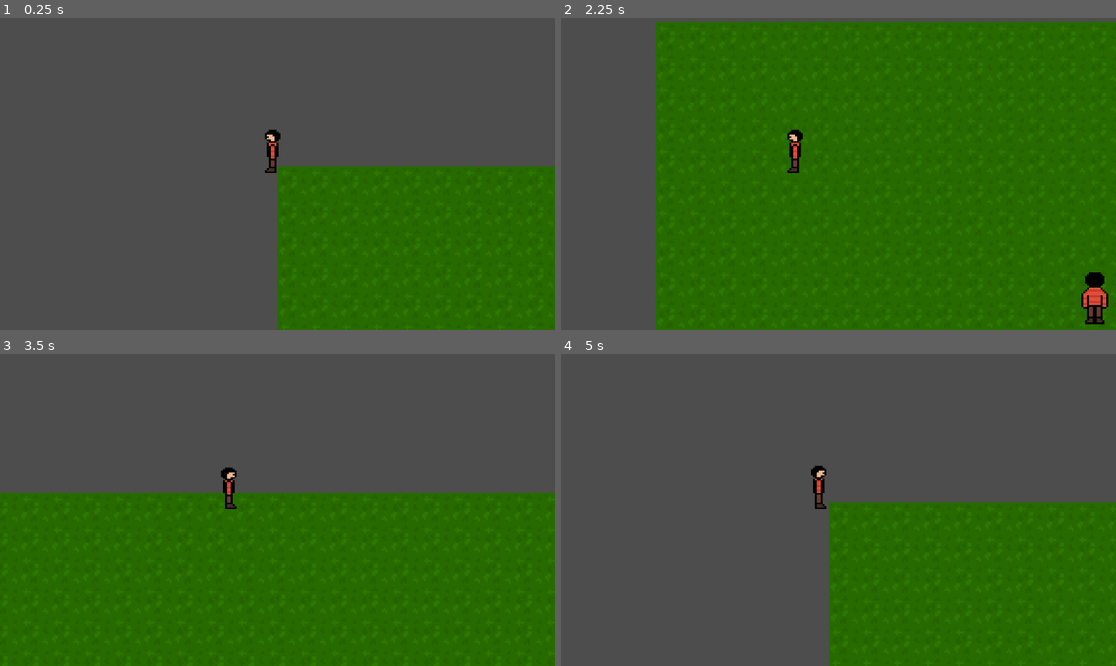
Above: before the commit, frames 1-4 (two rows, left to right).
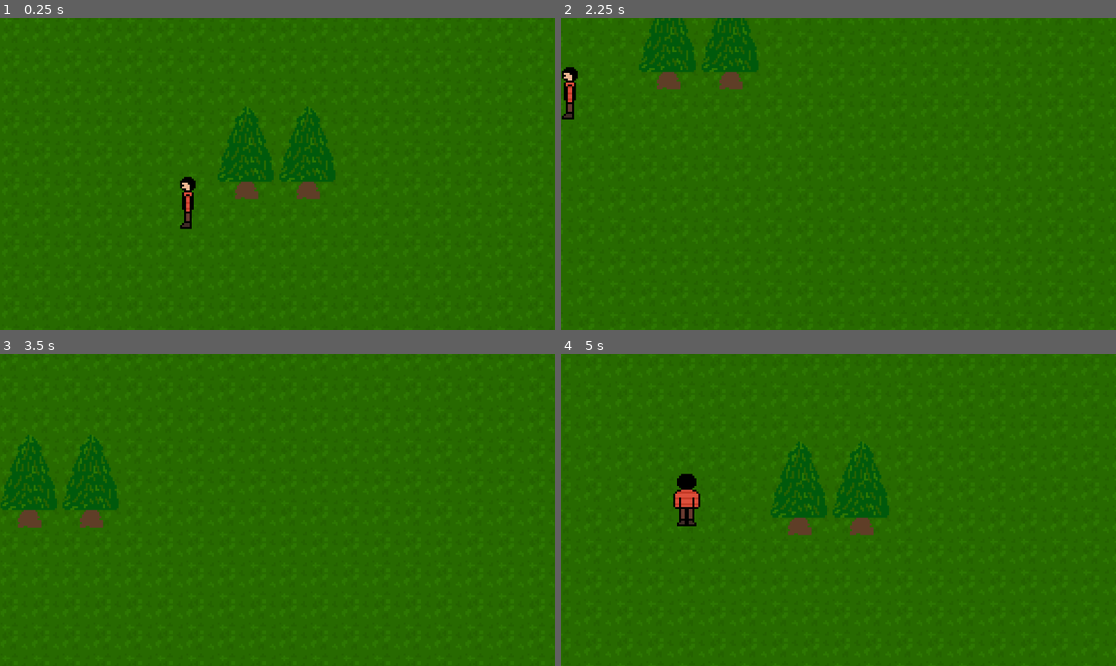
Above: after the commit, the same moments.

Repository: Gran134/Godot-sandbox-topdown
Game: Godot game, scene res://scenes/background.tscn
Same seed, same stepped clock (60 frames per second), same inputs: the game is played once before the commit and once after it.
Inputs (mouse positions are in pixels of both pictures, inside the frame that each line leads up to):
- Up to frame 1 (0.25 s): no input
- Up to frame 2 (2.25 s): move the mouse to (960, 158) at 0.52 s; hold D (move_right) 0.53-1.28 s; tap Mouse wheel up (scroll_inn, bound only after the commit) at 0.6, 1.55, 2.1 s; tap Mouse wheel down (scroll_out, bound only after the commit) at 0.8, 1.35 s; move the mouse to (727, 189) at 1.27 s; hold S (move_down) 1.28-2.03 s; move the mouse to (894, 105) at 2.02 s; hold D (move_right) from 2.03 s (still down)
- Up to frame 3 (3.5 s): tap Mouse wheel down (scroll_out, bound only after the commit) at 2.3, 2.85 s; move the mouse to (249, 572) at 2.77 s; release D (move_right) at 2.78 s; hold W (move_upp) from 2.78 s (still down); tap Mouse wheel up (scroll_inn, bound only after the commit) at 3.05 s
- Up to frame 4 (5 s): move the mouse to (1005, 556) at 3.52 s; release W (move_upp) at 3.53 s; hold A (move_left) from 3.53 s (still down); tap Mouse wheel up (scroll_inn, bound only after the commit) at 3.6, 4.55 s; tap Mouse wheel down (scroll_out, bound only after the commit) at 3.8, 4.35 s; move the mouse to (672, 463) at 4.27 s

The runs differ from the first frame. In frame 1, 74% of the frame differs, in the area x 0-100%, y 0-100%; in frame 2, 21%; in frame 3, 46%; in frame 4, 73%.

Commit message:
made zooming to the camera

Diff:
--- a/project.godot
+++ b/project.godot
@@ -12,7 +12,7 @@
 
 config/name="my sandbox"
 run/main_scene="res://scenes/background.tscn"
-config/features=PackedStringArray("4.3", "Forward Plus")
+config/features=PackedStringArray("4.5", "Forward Plus")
 
 [input]
 
@@ -36,6 +36,16 @@
 "events": [Object(InputEventKey,"resource_local_to_scene":false,"resource_name":"","device":-1,"window_id":0,"alt_press …(192 unchanged characters)…
 ]
 }
+scroll_inn={
+"deadzone": 0.2,
+"events": [Object(InputEventMouseButton,"resource_local_to_scene":false,"resource_name":"","device":-1,"window_id":0,"alt_pressed":false,"shift_pressed":false,"ctrl_pressed":false,"meta_pressed":false,"button_mask":0,"position":Vector2(0, 0),"global_position":Vector2(0, 0),"factor":1.0,"button_index":4,"canceled":false,"pressed":false,"double_click":false,"script":null)
+]
+}
+scroll_out={
+"deadzone": 0.2,
+"events": [Object(InputEventMouseButton,"resource_local_to_scene":false,"resource_name":"","device":-1,"window_id":0,"alt_pressed":false,"shift_pressed":false,"ctrl_pressed":false,"meta_pressed":false,"button_mask":0,"position":Vector2(0, 0),"global_position":Vector2(0, 0),"factor":1.0,"button_index":5,"canceled":false,"pressed":false,"double_click":false,"script":null)
+]
+}
 
 [rendering]
 
--- a/scenes/background.tscn
+++ b/scenes/background.tscn
@@ -1,7 +1,8 @@
-[gd_scene load_steps=9 format=4 uid="uid://vqehe0g14yb5"]
+[gd_scene load_steps=10 format=4 uid="uid://vqehe0g14yb5"]
 
 [ext_resource type="Texture2D" uid="uid://ddehywsbohvnm" path="res://tilesets/grass.png" id="1_6vk4b"]
-[ext_resource type="Script" path="res://scripts/character_body_2d.gd" id="2_5kaef"]
+[ext_resource type="Script" uid="uid://cjptixeccdeon" path="res://scripts/character_body_2d.gd" id="2_5kaef"]
+[ext_resource type="Script" uid="uid://o8h4vi5700o1" path="res://scripts/camera.gd" id="2_wisxt"]
 [ext_resource type="PackedScene" uid="uid://b3tphvsj48ovq" path="res://scenes/npc.tscn" id="3_jrc2g"]
 [ext_resource type="Texture2D" uid="uid://f6ey70scbio3" path="res://tilesets/tree.png" id="4_4wrhk"]
 
@@ -36,19 +37,17 @@
 top_level = true
 z_index = 1
 y_sort_enabled = true
+position = Vector2(272, 147)
 script = ExtResource("2_5kaef")
-
-[node name="Node2D2" parent="player" instance=ExtResource("3_jrc2g")]
-scale = Vector2(0.998776, 0.83341)
 
 [node name="Camera2D" type="Camera2D" parent="player"]
 zoom = Vector2(4, 4)
+script = ExtResource("2_wisxt")
 
 [node name="Tiles" type="Node" parent="."]
 
 [node name="Grass" type="TileMapLayer" parent="Tiles"]
 show_behind_parent = true
-position = Vector2(0, -4)
 tile_map_data = PackedByteArray("AAAAAAAAAAAAAAAAAAAAAAEAAAAAAAAAAAAAAAIAAAAAAAAAAAAAAAMAAAAAAAAAAAAAAAQAAAAAAAAAAAAAAA …(47152 unchanged characters)…
 tile_set = SubResource("TileSet_xrq6g")
 
--- /dev/null
+++ b/scripts/camera.gd
@@ -0,0 +1,25 @@
+extends Camera2D
+
+var base_zoom_speed = 0.1
+var zoom_in_mult = 1.8
+var zoom_out_mult = 1.6
+
+# Called when the node enters the scene tree for the first time.
+func _ready() -> void:
+	zoom = Vector2(4.0,4.0)
+
+# Called every frame. 'delta' is the elapsed time since the previous frame.
+
+func _process(_delta: float) -> void:
+	var zoom_factor = 1.0 / zoom.x
+	var zoom_speed = Vector2(base_zoom_speed * zoom_factor, base_zoom_speed * zoom_factor)
+
+
+	if Input.is_action_just_released("scroll_inn"):
+		zoom += zoom_speed * zoom_in_mult
+
+	if Input.is_action_just_released("scroll_out"):
+		zoom -= zoom_speed * zoom_out_mult
+
+	zoom.x = clamp(zoom.x, 1.0,5.0)
+	zoom.y = clamp(zoom.y, 1.0,5.0)
--- a/scripts/character_body_2d.gd
+++ b/scripts/character_body_2d.gd
@@ -5,7 +5,8 @@
 
 func _physics_process(_delta: float) -> void:
 	var direction = Input.get_vector("move_left", "move_right", "move_upp", "move_down")
-	velocity = direction * max_speed
+
+	velocity = direction * max_speed / $Camera2D.zoom * 3
 	move_and_slide()
 
 	if direction.length() > 0:
Not shown, added: scripts/camera.gd.uid
Not shown, added: scripts/character_body_2d.gd.uid
Not shown, added: scripts/npc.gd.uid
Not shown, added: scripts/npc_mover.gd.uid
Not shown, changed: tilesets/grass.png.import
Not shown, changed: tilesets/npcs.png.import
Binary file changed: tilesets/tree.png
Not shown, changed: tilesets/tree.png.import
Not shown, added: tilesets/tree.png~
